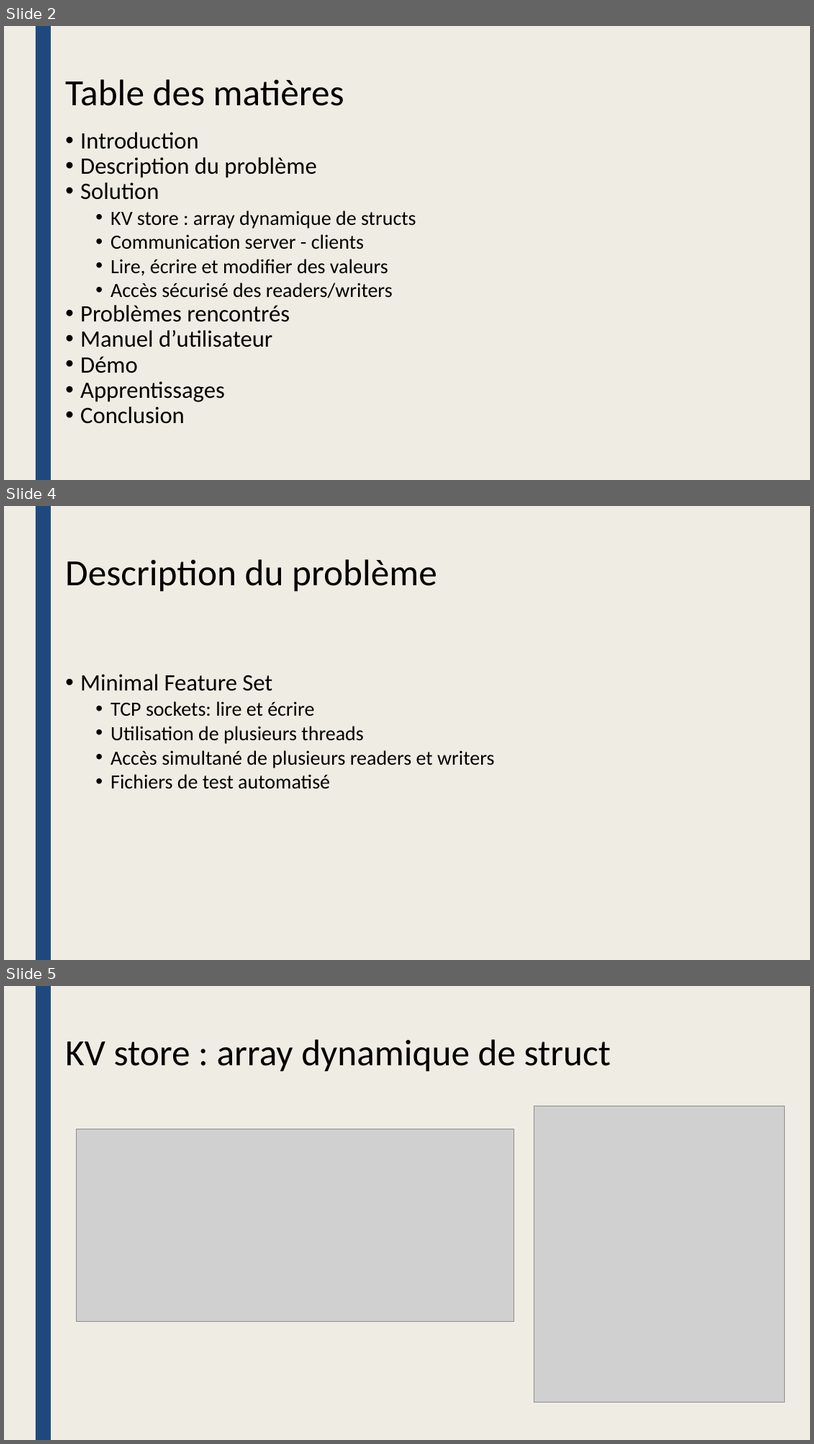
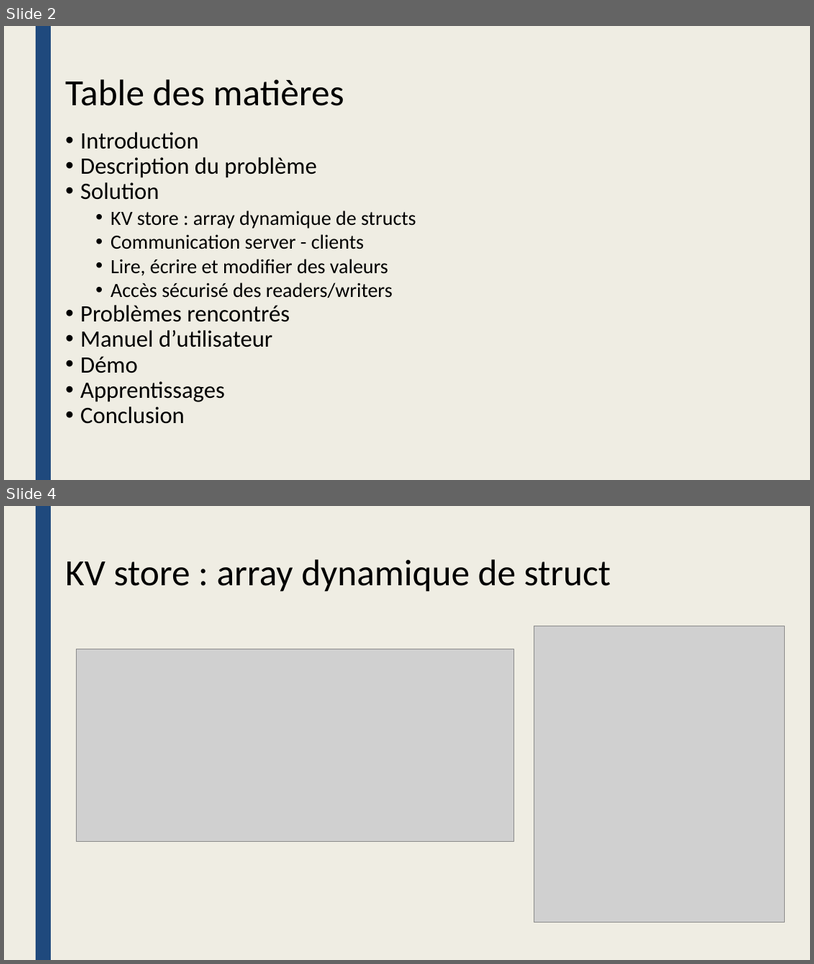
Before and after one commit to inefix/Key-Value-Store, a slide deck: presentation/KVS_presentation.pptx. Shown one above the other, each under a label of ours: slides 2, 4 and 5 before the commit, slides 2 and 4 after it; the slides between them are not shown. The pictures are 814x1444 and 814x964 pixels, drawn with LibreOffice and Linux fonts; fonts in the diff are those of the drawing; grey boxes stand for pictures. Boxes give left, top, right and bottom in pixels: in the first picture for what was removed or moved away, otherwise in the second. Text is boxed around its words. In the diff, an @@ line names an element or a change of style, - is before the commit and + after.

```diff
--- a/presentation/KVS_presentation.pptx
+++ b/presentation/KVS_presentation.pptx
@@ slide 4 removed at box(4, 506, 810, 960), background #EFEDE3; not listed: 1 template element that a slide beside it also shows @@
@@ text removed at box(65, 559, 437, 592) @@
-Description du problème
@@ text removed at box(80, 674, 494, 789) @@
-• Minimal Feature Set
-  • TCP sockets: lire et écrire
-  • Utilisation de plusieurs threads
-  • Accès simultané de plusieurs readers et writers
-  • Fichiers de test automatisé
@@ what was slide 5 is now slide 4 @@
```
Also in this commit, not shown: 4 slides changed.
